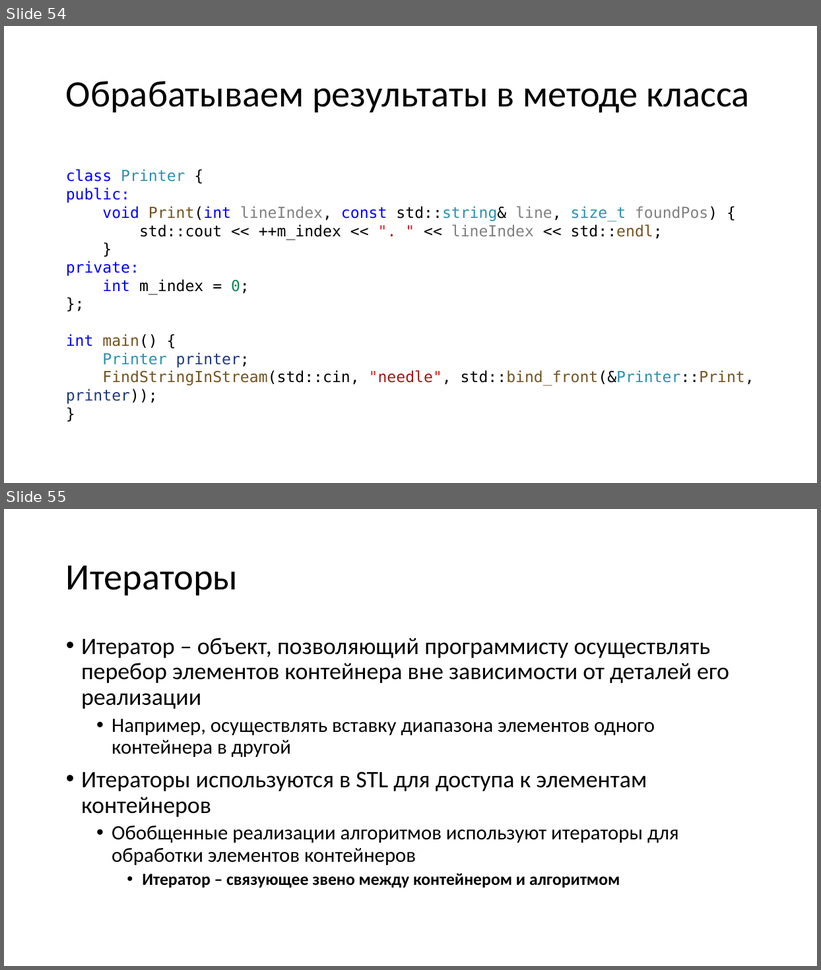
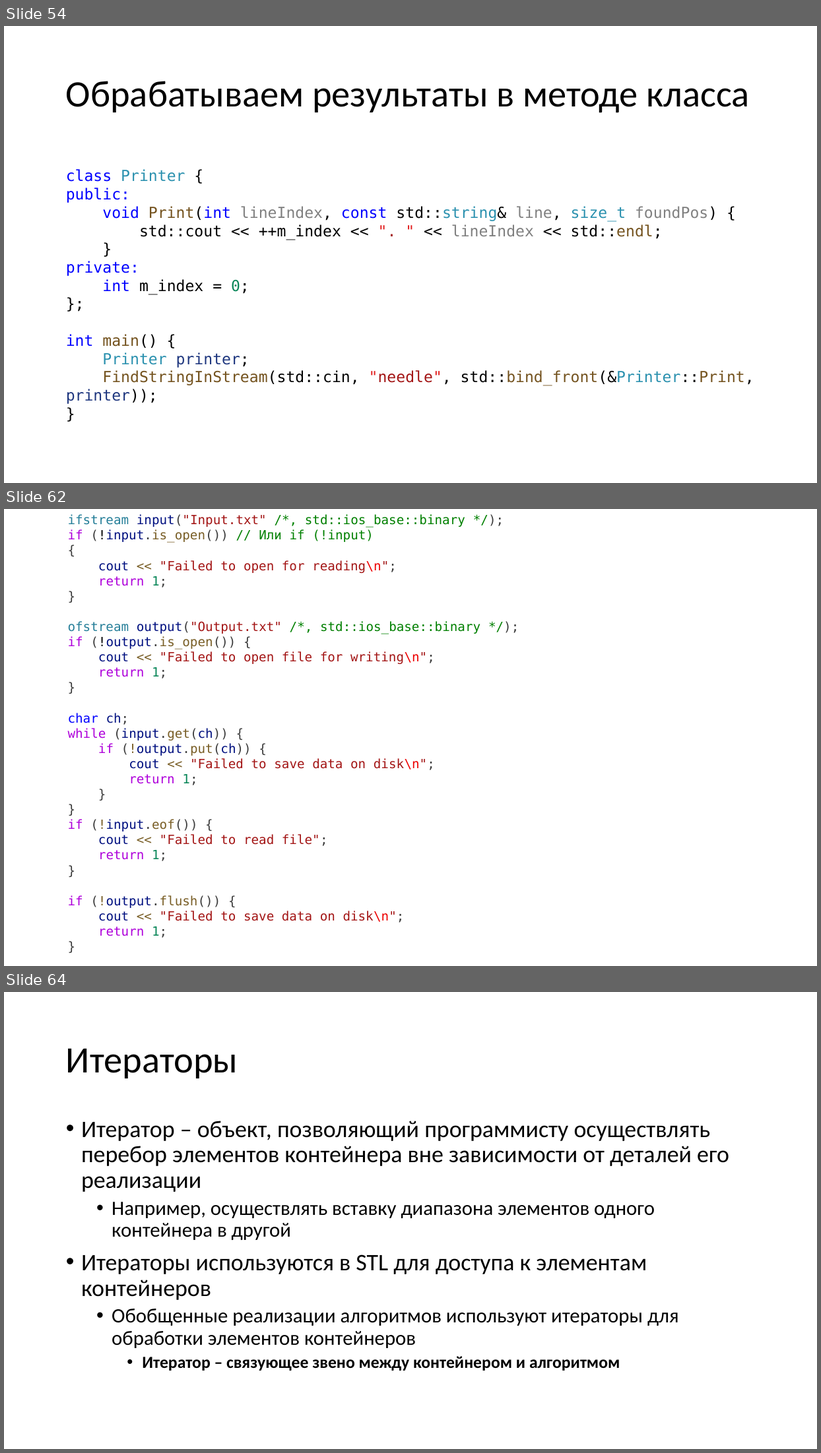
Before and after one commit to alexey-malov/oop, a slide deck: lectures/01/Стандартная библиотека.pptx. Shown one above the other, each under a label of ours: slides 54 and 55 before the commit, slides 54, 62 and 64 after it; the slides between them are not shown. The pictures are 821x970 and 821x1453 pixels, drawn with LibreOffice and Linux fonts; fonts in the diff are those of the drawing. Boxes give left, top, right and bottom in pixels: in the first picture for what was removed or moved away, otherwise in the second. Text is boxed around its words. In the diff, an @@ line names an element or a change of style, - is before the commit and + after.

```diff
--- a/lectures/01/Стандартная библиотека.pptx
+++ b/lectures/01/Стандартная библиотека.pptx
@@ slide 62 added at (x1=4, y1=509, x2=817, y2=966), background #FFFFFF @@
@@ text added at (x1=68, y1=514, x2=481, y2=938), 15 pt, text #A31515 @@
+ifstream input("Input.txt" /*, std::ios_base::binary */);
+if (!input.is_open()) // Или if (!input)
+{
+cout << "Failed to open for reading\n";
+return 1;
+}
+ofstream output("Output.txt" /*, std::ios_base::binary */);
+if (!output.is_open()) {
+cout << "Failed to open file for writing\n";
+return 1;
+}
+char ch;
+while (input.get(ch)) {
+if (!output.put(ch)) {
+cout << "Failed to save data on disk\n";
+return 1;
+}
+}
+if (!input.eof()) {
+cout << "Failed to read file";
+return 1;
+}
+if (!output.flush()) {
+cout << "Failed to save data on disk\n";
+return 1;
+}
@@ what was slide 55 is now slide 64 @@
```
Also in this commit, not shown: 1 slide changed, 13 other slides added, 12 other files.
